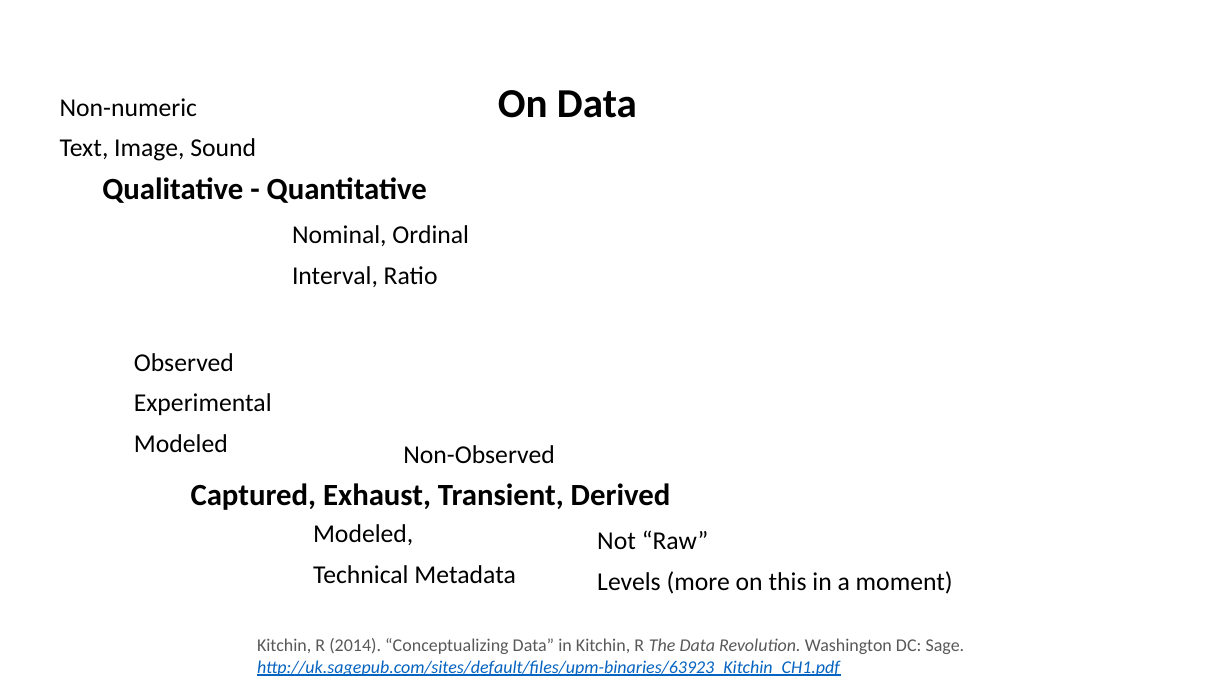
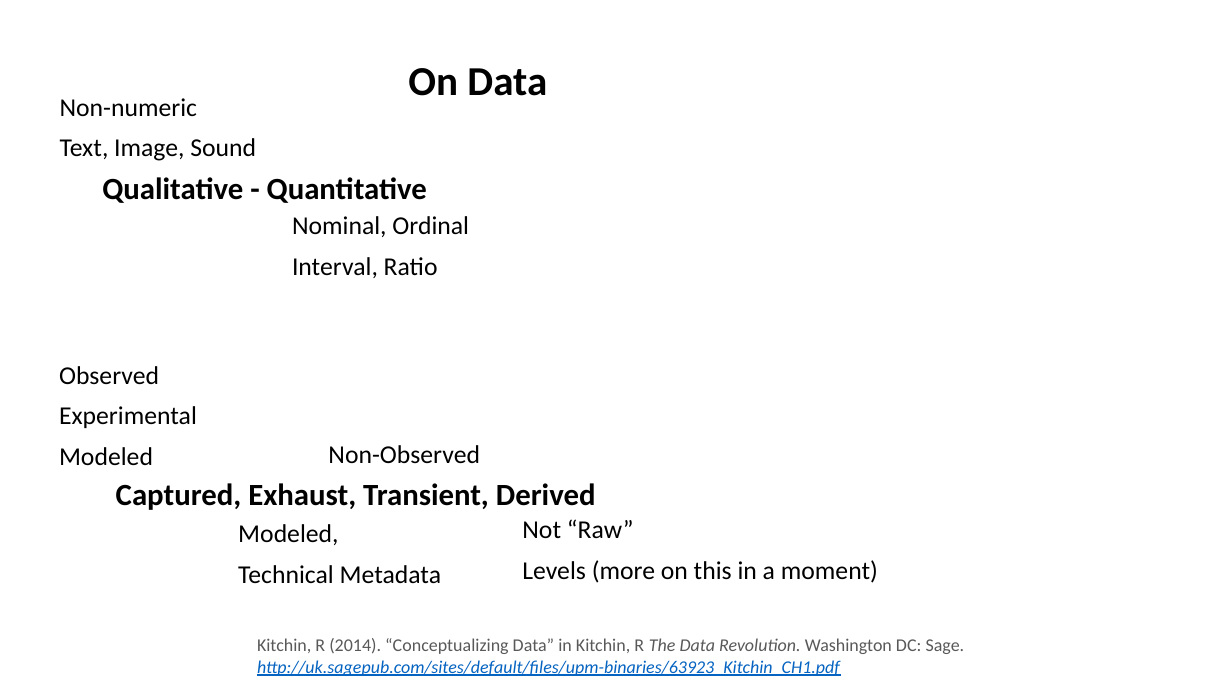
Before and after one commit to tibbben/teaching.data.literacy, a slide deck: slide 5 of UM_DataManagementClass/Lessons/03/03_firstMeeting.pptx (slide 4 before the commit). Drawn at 1232x693 pixels with LibreOffice and Linux fonts; fonts in the diff are those of the drawing. Boxes give left, top, right and bottom in pixels: in the first picture for what was removed or moved away, otherwise in the second. Text is boxed around its words. In the diff, an @@ line names an element or a change of style, - is before the commit and + after.

```diff
--- a/UM_DataManagementClass/Lessons/03/03_firstMeeting.pptx
+++ b/UM_DataManagementClass/Lessons/03/03_firstMeeting.pptx
@@ title "On Data": place and size @@
-title "On Data" at <box>498,90,637,118</box>
+title "On Data" at <box>408,68,547,96</box>
@@ text "Nominal, Ordinal": place and size @@
-text "Nominal, Ordinal" at <box>292,225,469,287</box>
+text "Nominal, Ordinal" at <box>292,216,469,278</box>
@@ text "Observed": place and size @@
-text "Observed" at <box>134,353,272,452</box>
+text "Observed" at <box>59,366,197,465</box>
@@ 3 texts: place and size @@
-3 texts at <box>191,445,671,584</box>
+3 texts at <box>116,445,596,583</box>
@@ text "Not “Raw”": place and size @@
-text "Not “Raw”" at <box>597,530,953,594</box>
+text "Not “Raw”" at <box>522,519,878,583</box>
```
Also in this commit, not shown: 2 other slides changed, 3 slides added, 1 other file.
